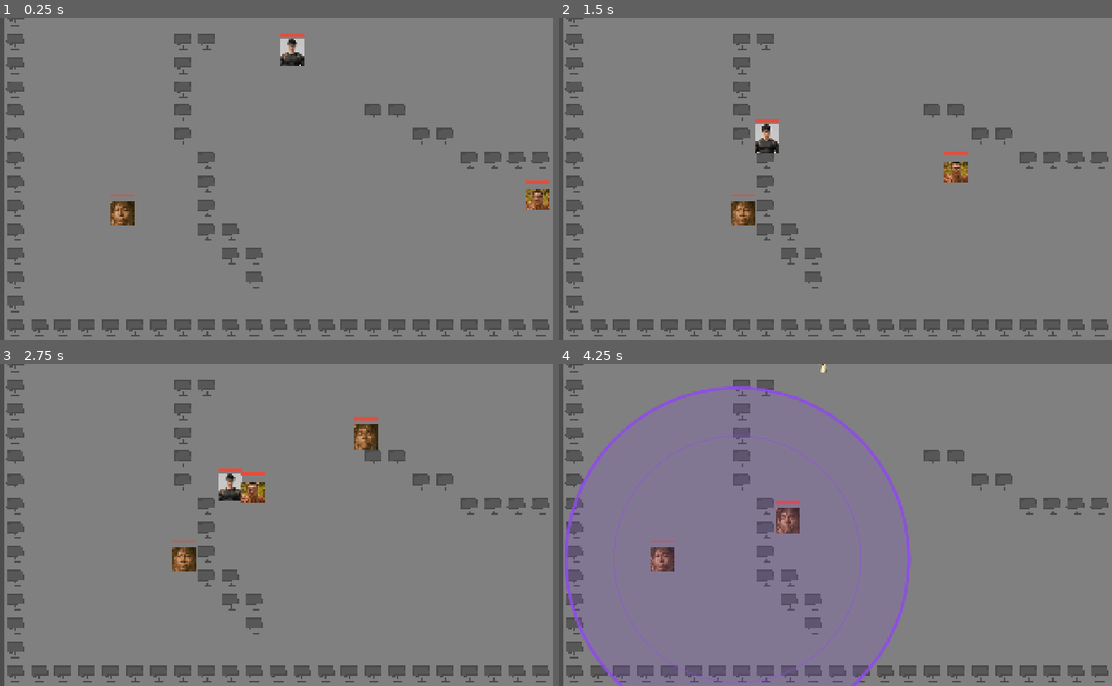
Above: before the commit, frames 1-4 (two rows, left to right).
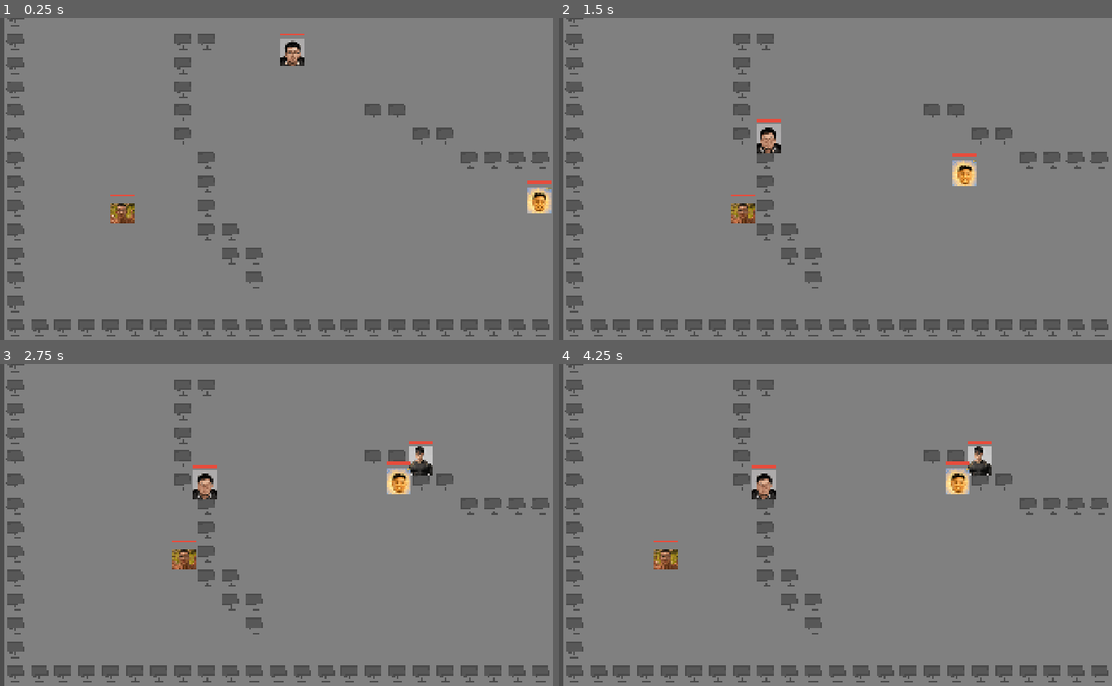
Above: after the commit, the same moments.

Repository: yanli-nyan/sys_battle
Game: Godot game, scene res://scenes/main/battle_world.tscn
Two runs of this game, one before a commit and one after it. Both use one fixed random seed, a clock stepped at 60 frames per second and the inputs below.
Inputs (mouse positions are in pixels of both pictures, inside the frame that each line leads up to):
- Up to frame 1 (0.25 s): no input
- Up to frame 2 (1.5 s): tap Enter (ui_accept) at 0.5, 0.77 s; move the mouse to (951, 162) at 0.52 s; hold D (move_right) 0.53-1.25 s; tap E at 0.6 s; click (951, 162) at 0.67 s; drag from (708, 195) to (774, 137) at 1.27 s
- Up to frame 3 (2.75 s): move the mouse to (326, 454) at 2.02 s; hold D (move_right) from 2.03 s (still down); tap 9 at 2.1 s
- Up to frame 4 (4.25 s): release D (move_right) at 2.75 s; drag from (796, 589) to (791, 486) at 2.77 s; move the mouse to (995, 573) at 3.52 s; hold A (move_left) from 3.53 s (still down); tap 1 at 3.6 s; tap Enter (ui_accept) at 3.77 s

The runs differ from the first frame. In frame 1, 1.0% of the frame differs, in the area x 19-100%, y 5-65%; in frame 2, 1.2%; in frame 3, 2.6%; in frame 4, 7.5%, in the area x 1-79%, y 0-100%.

Commit message:
feat: 角色平衡性调整与技能体系补全
数值：九角色血量/移速/普攻连段与攻速差异化；判定盒净手长统一为 8，
保证任意两人在 AI 固定 34 停止距离下都能互打（最差组合 36）。

技能：重排九个技能冷却，补全 ground_slam 缺失的半径/伤害/冷却参数；
新增脑力虹吸（范围吸血，按实际伤害回流自身）与壮骨（生命上限 + 差额补足）；
BuffSkill 增加 MAX_HP 档，SkillData 增加 MOD_MAX_HP 与冷却剩余/进度查询接口。

名单：AI 名单排除玩家本局使用的角色，避免场上出现同款对手。
其他：导出预设更新至 0.0.9；.gitignore 忽略平衡测试产物。

Diff:
--- a/resources/characters/furui.tres
+++ b/resources/characters/furui.tres
@@ -4,15 +4,24 @@
 [ext_resource type="Script" uid="uid://b0r7uh08888jn" path="res://scenes/characters/basic_attack_data.gd" id="2_0bhj2"]
 [ext_resource type="Script" uid="uid://df1hblm0p1rjn" path="res://scenes/characters/character_data.gd" id="2_d545w"]
 [ext_resource type="Texture2D" uid="uid://tv8hrn13akxs" path="res://resources/texture/characters/福瑞.png" id="4_0bhj2"]
+[ext_resource type="Resource" path="res://resources/skills/hp_boost.tres" id="5_hpboost"]
 
 [sub_resource type="Resource" id="Resource_8w71j"]
 script = ExtResource("2_0bhj2")
+combo_count = 3
+combo_reset_time = 1.00
+damages = Array[int]([13, 13, 26])
+attack_rate = 0.77
 metadata/_custom_type_script = "uid://b0r7uh08888jn"
 
 [resource]
 script = ExtResource("2_d545w")
 character_name = "furui"
+max_hp = 198
+move_speed = 146.0
+hitbox_radius = 24.0
+hurtbox_radius = 16.0
 sprite_texture = ExtResource("4_0bhj2")
 basic_attack = SubResource("Resource_8w71j")
-active_skills = Array[ExtResource("1_0gmqq")]([null])
+active_skills = Array[ExtResource("1_0gmqq")]([ExtResource("5_hpboost")])
 metadata/_custom_type_script = "uid://df1hblm0p1rjn"
--- a/resources/characters/guoshu.tres
+++ b/resources/characters/guoshu.tres
@@ -8,11 +8,19 @@
 
 [sub_resource type="Resource" id="Resource_2pvq3"]
 script = ExtResource("2_4h5u5")
+combo_count = 4
+combo_reset_time = 0.90
+damages = Array[int]([11, 12, 12, 33])
+attack_rate = 0.61
 metadata/_custom_type_script = "uid://b0r7uh08888jn"
 
 [resource]
 script = ExtResource("2_4ua7w")
 character_name = "guoshu"
+max_hp = 166
+move_speed = 148.0
+hitbox_radius = 25.0
+hurtbox_radius = 17.0
 sprite_texture = ExtResource("4_4h5u5")
 basic_attack = SubResource("Resource_2pvq3")
 active_skills = Array[ExtResource("1_a1hcf")]([ExtResource("5_skill")])
--- a/resources/characters/guwu.tres
+++ b/resources/characters/guwu.tres
@@ -8,11 +8,19 @@
 
 [sub_resource type="Resource" id="Resource_xds3y"]
 script = ExtResource("2_jt4gs")
+combo_count = 4
+combo_reset_time = 0.70
+damages = Array[int]([10, 10, 10, 20])
+attack_rate = 0.42
 metadata/_custom_type_script = "uid://b0r7uh08888jn"
 
 [resource]
 script = ExtResource("2_f3bos")
 character_name = "guwu"
+max_hp = 150
+move_speed = 170.0
+hitbox_radius = 22.0
+hurtbox_radius = 14.0
 sprite_texture = ExtResource("5_5i680")
 basic_attack = SubResource("Resource_xds3y")
 active_skills = Array[ExtResource("1_xds3y")]([ExtResource("2_5i680")])
--- a/resources/characters/jiangjun.tres
+++ b/resources/characters/jiangjun.tres
@@ -8,11 +8,19 @@
 
 [sub_resource type="Resource" id="Resource_f3bos"]
 script = ExtResource("4_g6rlq")
+combo_count = 2
+combo_reset_time = 1.20
+damages = Array[int]([18, 33])
+attack_rate = 1.12
 metadata/_custom_type_script = "uid://b0r7uh08888jn"
 
 [resource]
 script = ExtResource("2_niee3")
 character_name = "jiangjun"
+max_hp = 178
+move_speed = 152.0
+hitbox_radius = 25.0
+hurtbox_radius = 17.0
 sprite_texture = ExtResource("3_81d4j")
 avatar = ExtResource("3_81d4j")
 basic_attack = SubResource("Resource_f3bos")
--- a/resources/characters/maoniang.tres
+++ b/resources/characters/maoniang.tres
@@ -8,11 +8,19 @@
 
 [sub_resource type="Resource" id="Resource_asjwg"]
 script = ExtResource("2_wj7jg")
+combo_count = 3
+combo_reset_time = 0.75
+damages = Array[int]([10, 10, 21])
+attack_rate = 0.44
 metadata/_custom_type_script = "uid://b0r7uh08888jn"
 
 [resource]
 script = ExtResource("2_7ibsm")
 character_name = "maoniang"
+max_hp = 150
+move_speed = 168.0
+hitbox_radius = 22.0
+hurtbox_radius = 14.0
 sprite_texture = ExtResource("4_wj7jg")
 basic_attack = SubResource("Resource_asjwg")
 active_skills = Array[ExtResource("1_t0n52")]([ExtResource("5_skill")])
--- a/resources/characters/naoli.tres
+++ b/resources/characters/naoli.tres
@@ -4,14 +4,24 @@
 [ext_resource type="Script" uid="uid://b0r7uh08888jn" path="res://scenes/characters/basic_attack_data.gd" id="2_ivkuv"]
 [ext_resource type="Script" uid="uid://df1hblm0p1rjn" path="res://scenes/characters/character_data.gd" id="2_phrfu"]
 [ext_resource type="Texture2D" uid="uid://4kugmajmeyma" path="res://resources/texture/characters/脑力.png" id="4_ivkuv"]
+[ext_resource type="Resource" path="res://resources/skills/brain_drain.tres" id="5_braindrain"]
 
 [sub_resource type="Resource" id="Resource_ccxn5"]
 script = ExtResource("2_ivkuv")
+combo_count = 3
+combo_reset_time = 0.85
+damages = Array[int]([13, 13, 26])
+attack_rate = 0.61
 metadata/_custom_type_script = "uid://b0r7uh08888jn"
 
 [resource]
 script = ExtResource("2_phrfu")
 character_name = "naoli"
+max_hp = 156
+move_speed = 158.0
+hitbox_radius = 23.0
+hurtbox_radius = 15.0
 sprite_texture = ExtResource("4_ivkuv")
 basic_attack = SubResource("Resource_ccxn5")
+active_skills = Array[ExtResource("1_ccxn5")]([ExtResource("5_braindrain")])
 metadata/_custom_type_script = "uid://df1hblm0p1rjn"
--- a/resources/characters/test.tres
+++ b/resources/characters/test.tres
@@ -10,6 +10,7 @@
 script = ExtResource("1_char_script")
 character_name = "test"
 max_hp = 150
+move_speed = 165.0
 hitbox_radius = 18.0
 hurtbox_radius = 15.0
 sprite_texture = ExtResource("2_vd67i")
--- a/resources/characters/xiaoshihai.tres
+++ b/resources/characters/xiaoshihai.tres
@@ -1,19 +1,27 @@
 [gd_resource type="Resource" script_class="CharacterData" format=3 uid="uid://cydu5biraqytw"]
 
 [ext_resource type="Script" uid="uid://dc502nyvkuryi" path="res://scripts/skills/skill_data.gd" id="1_4filr"]
-[ext_resource type="Resource" uid="uid://djam083k1chbp" path="res://resources/skills/attack_boost.tres" id="2_jwgjr"]
+[ext_resource type="Resource" path="res://resources/skills/slow_field.tres" id="2_slow"]
 [ext_resource type="Script" uid="uid://df1hblm0p1rjn" path="res://scenes/characters/character_data.gd" id="2_s0kyq"]
 [ext_resource type="Script" uid="uid://b0r7uh08888jn" path="res://scenes/characters/basic_attack_data.gd" id="3_u3fss"]
 [ext_resource type="Texture2D" uid="uid://lnkuql5lq1dj" path="res://resources/texture/characters/肖时海.png" id="4_jwgjr"]
 
 [sub_resource type="Resource" id="Resource_xe5s4"]
 script = ExtResource("3_u3fss")
+combo_count = 3
+combo_reset_time = 0.90
+damages = Array[int]([15, 15, 28])
+attack_rate = 0.64
 metadata/_custom_type_script = "uid://b0r7uh08888jn"
 
 [resource]
 script = ExtResource("2_s0kyq")
 character_name = "xiaoshihai"
+max_hp = 156
+move_speed = 156.0
+hitbox_radius = 23.0
+hurtbox_radius = 15.0
 sprite_texture = ExtResource("4_jwgjr")
 basic_attack = SubResource("Resource_xe5s4")
-active_skills = Array[ExtResource("1_4filr")]([ExtResource("2_jwgjr")])
+active_skills = Array[ExtResource("1_4filr")]([ExtResource("2_slow")])
 metadata/_custom_type_script = "uid://df1hblm0p1rjn"
--- a/resources/characters/xubuzhang.tres
+++ b/resources/characters/xubuzhang.tres
@@ -8,11 +8,19 @@
 
 [sub_resource type="Resource" id="Resource_yjxxd"]
 script = ExtResource("3_aed2v")
+combo_count = 2
+combo_reset_time = 1.10
+damages = Array[int]([15, 37])
+attack_rate = 0.88
 metadata/_custom_type_script = "uid://b0r7uh08888jn"
 
 [resource]
 script = ExtResource("2_uv674")
 character_name = "xubuzhang"
+max_hp = 146
+move_speed = 162.0
+hitbox_radius = 24.0
+hurtbox_radius = 16.0
 sprite_texture = ExtResource("5_aed2v")
 basic_attack = SubResource("Resource_yjxxd")
 active_skills = Array[ExtResource("1_a37ic")]([ExtResource("2_gx7xy")])
--- a/resources/characters/zhangyu.tres
+++ b/resources/characters/zhangyu.tres
@@ -1,19 +1,27 @@
 [gd_resource type="Resource" script_class="CharacterData" format=3 uid="uid://b7ebvjfkf8nyj"]
 
 [ext_resource type="Script" uid="uid://dc502nyvkuryi" path="res://scripts/skills/skill_data.gd" id="1_uhqow"]
-[ext_resource type="Resource" path="res://resources/skills/slow_field.tres" id="2_a6gob"]
+[ext_resource type="Resource" path="res://resources/skills/range_boost.tres" id="2_range"]
 [ext_resource type="Script" uid="uid://df1hblm0p1rjn" path="res://scenes/characters/character_data.gd" id="2_ortw5"]
 [ext_resource type="Script" uid="uid://b0r7uh08888jn" path="res://scenes/characters/basic_attack_data.gd" id="3_8yoy0"]
 [ext_resource type="Texture2D" uid="uid://l0htsainugqg" path="res://resources/texture/characters/章鱼.png" id="5_8yoy0"]
 
 [sub_resource type="Resource" id="Resource_ptvev"]
 script = ExtResource("3_8yoy0")
+combo_count = 2
+combo_reset_time = 1.20
+damages = Array[int]([16, 34])
+attack_rate = 0.85
 metadata/_custom_type_script = "uid://b0r7uh08888jn"
 
 [resource]
 script = ExtResource("2_ortw5")
 character_name = "zhangyu"
+max_hp = 150
+move_speed = 152.0
+hitbox_radius = 26.0
+hurtbox_radius = 18.0
 sprite_texture = ExtResource("5_8yoy0")
 basic_attack = SubResource("Resource_ptvev")
-active_skills = Array[ExtResource("1_uhqow")]([ExtResource("2_a6gob")])
+active_skills = Array[ExtResource("1_uhqow")]([ExtResource("2_range")])
 metadata/_custom_type_script = "uid://df1hblm0p1rjn"
--- a/resources/skills/attack_boost.tres
+++ b/resources/skills/attack_boost.tres
@@ -8,4 +8,4 @@
 multiplier = 1.8
 aura_color = Color(1, 0.5, 0.3, 0.8)
 skill_name = "战意"
-cooldown = 10
+cooldown = 12.0
--- a/resources/skills/basic_slash.tres
+++ b/resources/skills/basic_slash.tres
@@ -4,6 +4,7 @@
 
 [resource]
 script = ExtResource("1_script")
-attack_rate = 0.35
-combo_reset_time = 0.8
+combo_count = 3
+combo_reset_time = 0.9
+attack_rate = 0.6
 damages = Array[int]([15, 15, 30])
--- /dev/null
+++ b/resources/skills/brain_drain.tres
@@ -0,0 +1,12 @@
+[gd_resource type="Resource" script_class="LifestealAOESkill" format=3]
+
+[ext_resource type="Script" path="res://scripts/skills/lifesteal_aoe_skill.gd" id="1_script"]
+
+[resource]
+script = ExtResource("1_script")
+radius = 220.0
+damage = 20
+lifesteal_ratio = 0.6
+wave_color = Color(1, 0.62, 0.86, 0.7)
+skill_name = "脑力虹吸"
+cooldown = 12.0
--- a/resources/skills/damage_field.tres
+++ b/resources/skills/damage_field.tres
@@ -5,7 +5,7 @@
 [resource]
 script = ExtResource("1_script")
 skill_name = "枯荣领域"
-cooldown = 25.0
+cooldown = 22.0
 radius = 230.0
 damage_per_tick = 4
 tick_interval = 1.0
--- a/resources/skills/ground_slam.tres
+++ b/resources/skills/ground_slam.tres
@@ -5,3 +5,6 @@
 [resource]
 script = ExtResource("1_gama4")
 skill_name = "太阳"
+cooldown = 11.0
+radius = 190.0
+damage = 32
--- /dev/null
+++ b/resources/skills/hp_boost.tres
@@ -0,0 +1,12 @@
+[gd_resource type="Resource" script_class="BuffSkill" format=3]
+
+[ext_resource type="Script" uid="uid://blwshcbd8qs3h" path="res://scripts/skills/buff_skill.gd" id="1_script"]
+
+[resource]
+script = ExtResource("1_script")
+stat = 3
+multiplier = 1.5
+duration = 8.0
+aura_color = Color(1, 0.62, 0.78, 0.85)
+skill_name = "壮骨"
+cooldown = 14.0
--- a/resources/skills/range_boost.tres
+++ b/resources/skills/range_boost.tres
@@ -5,7 +5,7 @@
 [resource]
 script = ExtResource("1_script")
 skill_name = "长驱"
-cooldown = 10
+cooldown = 13.0
 stat = 2
 multiplier = 1.8
 duration = 5
--- a/resources/skills/reverse_shot.tres
+++ b/resources/skills/reverse_shot.tres
@@ -5,11 +5,11 @@
 [resource]
 script = ExtResource("1_script")
 skill_name = "乱向弹"
-cooldown = 6.0
+cooldown = 7.5
 speed = 700.0
 max_range = 600.0
 hit_radius = 8.0
 spawn_offset = 26.0
 projectile_color = Color(1, 0.55, 0.85, 1)
 modifier_multiplier = -1.0
-modifier_duration = 2.5
+modifier_duration = 2.0
--- a/resources/skills/slow_field.tres
+++ b/resources/skills/slow_field.tres
@@ -5,8 +5,8 @@
 [resource]
 script = ExtResource("1_script")
 skill_name = "迟滞力场"
-cooldown = 9.0
-radius = 450.0
+cooldown = 10.0
+radius = 260.0
 speed_multiplier = 0.45
 duration = 3.0
 field_color = Color(0.35, 0.6, 1, 0.7)
--- a/resources/skills/speed_boost.tres
+++ b/resources/skills/speed_boost.tres
@@ -5,8 +5,8 @@
 [resource]
 script = ExtResource("1_script")
 skill_name = "疾行"
-cooldown = 8
+cooldown = 11.0
 stat = 0
 multiplier = 1.6
-duration = 4
+duration = 3.5
 aura_color = Color(0.4, 1, 0.55, 0.8)
--- a/scenes/characters/base_character.gd
+++ b/scenes/characters/base_character.gd
@@ -1,4 +1,8 @@
 extends CharacterBody2D
+
+## 普攻判定窗口（秒）。窗口内 Hitbox 保持开启，且不再接受新的出刀请求。
+## 固定值，不随攻速变化：攻速只决定「多久能挥下一刀」，不改变单刀的有效帧。
+const ATTACK_WINDOW: float = 0.1
 
 # 核心数据引用
 @export var character_data: CharacterData
@@ -10,10 +14,15 @@
 
 # 状态控制
 var current_hp: int = 100
+## 当前生效的生命上限（基础值 × MOD_MAX_HP 倍率）。
+## 缓存一份才能在上限抬高时只补「差额」而不是直接回满血。
+var _current_max_hp: float = 100.0
 var is_attacking: bool = false
 var can_cancel_attack: bool = false
 var current_combo: int = 0
 var combo_timer: float = 0.0
+## 距下一次可以出刀还剩多少秒（由 BasicAttackData.attack_rate 决定，见 perform_basic_attack）
+var _attack_cooldown: float = 0.0
 
 ## 临时属性修正（增益 / 减益）。
 ## key -> { 来源实例 id -> { "multiplier": float, "remaining": float } }
@@ -43,13 +52,20 @@
 func apply_data(data: CharacterData) -> void:
 	character_data = data
 	current_hp = data.max_hp
+	_current_max_hp = float(data.max_hp)
+
+	# 换配置等于重新初始化，攻击状态一并归零
+	is_attacking = false
+	_attack_cooldown = 0.0
+	current_combo = 0
+	combo_timer = 0.0
 
 	# 换配置等于重新初始化，先清掉旧的临时修正
 	clear_modifiers()
 
 	# 初始化血条上限与当前值
 	if health_bar:
-		health_bar.max_value = data.max_hp
+		health_bar.max_value = _current_max_hp
 		health_bar.value = current_hp
 
 	# 动态替换贴图与偏移
@@ -115,6 +131,7 @@
 func clear_modifiers() -> void:
 	_modifiers.clear()
 	_refresh_hitbox_radius()
+	_refresh_max_hp()
 
 
 func has_modifier(key: StringName) -> bool:
@@ -150,6 +167,9 @@
 	# 攻击距离是靠判定盒半径实现的，倍率一变就要把形状尺寸重算回去
 	if key == SkillData.MOD_ATTACK_RANGE:
 		_refresh_hitbox_radius()
+	# 生命上限同理：上限一变，血条刻度和当前血量都要跟着重算
+	if key == SkillData.MOD_MAX_HP:
+		_refresh_max_hp()
 
 
 ## 按「基础半径 × 攻击距离倍率」刷新普攻判定盒
@@ -160,6 +180,32 @@
 	_apply_shape_radius(hitbox_shape, base_radius * get_modifier(SkillData.MOD_ATTACK_RANGE), "Hitbox")
 
 
+## 按「基础上限 × 生命上限倍率」重算血条上限。
+## A 方案：上限抬高时把差额直接补进当前血量（相当于一次只补差额的治疗），
+## 上限回落时把当前血量截断到新上限，避免出现「血比上限还多」的怪状态。
+func _refresh_max_hp() -> void:
+	var base_hp := 100.0
+	if character_data:
+		base_hp = float(character_data.max_hp)
+
+	var new_max: float = base_hp * get_modifier(SkillData.MOD_MAX_HP)
+	var delta := new_max - _current_max_hp
+	_current_max_hp = new_max
+
+	if health_bar:
+		health_bar.max_value = new_max
+
+	if delta > 0.0:
+		# 上限被抬高：把多出来的部分补给当前血量
+		current_hp = clampi(int(round(float(current_hp) + delta)), 0, int(round(new_max)))
+	else:
+		# 上限回落：当前血量不允许超过新上限
+		current_hp = mini(current_hp, int(round(new_max)))
+
+	if health_bar:
+		health_bar.value = current_hp
+
+
 ## 把基础伤害换算成实际伤害（含攻击力增益）。普攻与技能都走这里，保证 buff 一致生效。
 func scale_damage(base_damage: float) -> int:
 	return int(round(base_damage * get_modifier(SkillData.MOD_ATTACK_POWER)))
@@ -178,6 +224,10 @@
 		if combo_timer <= 0.0:
 			current_combo = 0
 
+	# 2.5 攻速冷却推进
+	if _attack_cooldown > 0.0:
+		_attack_cooldown = maxf(0.0, _attack_cooldown - delta)
+
 	# 3. 基础移动与朝向记录（移速受加速 / 减速影响）
 	var speed: float = character_data.move_speed if character_data else 160.0
 	speed *= get_modifier(SkillData.MOD_MOVE_SPEED)
@@ -193,24 +243,57 @@
 
 # 执行普攻挥砍
 func perform_basic_attack() -> void:
-	if is_attacking or not character_data or not character_data.basic_attack:
-		return
+	if is_attacking or _attack_cooldown > 0.0:
+		return
+	if not character_data or not character_data.basic_attack:
+		return
+
+	var data: BasicAttackData = character_data.basic_attack
+	if data.damages.is_empty():
+		return
+
+	# 连段长度两条防线：combo_count 决定本次能打到第几段，damages 长度是物理上限
+	var segments: int = data.damages.size()
+	if data.combo_count > 0:
+		segments = mini(segments, data.combo_count)
+	if current_combo >= segments:
+		current_combo = 0
 
 	is_attacking = true
+	# 一次挥砍把整个攻速间隔占住，期间 _attack_cooldown 未归零则不会再有新出刀
+	_attack_cooldown = maxf(data.attack_rate, ATTACK_WINDOW)
 
 	# 取出当前连段伤害（含攻击力增益）
-	var damage: int = scale_damage(character_data.basic_attack.damages[current_combo])
+	var damage: int = scale_damage(data.damages[current_combo])
 	hitbox.set_meta("damage", damage) # 将伤害值暂存在 Hitbox 上
 
-	# 激活 Hitbox 0.1 秒后立即关闭（挥砍判定窗口）
+	# 激活 Hitbox 直到判定窗口结束
 	hitbox.monitoring = true
 
-	var timer = get_tree().create_timer(0.1)
+	var timer = get_tree().create_timer(ATTACK_WINDOW)
+	var finished_combo: int = current_combo
 	timer.timeout.connect(func():
 		hitbox.monitoring = false
 		is_attacking = false
-		current_combo = (current_combo + 1) % character_data.basic_attack.damages.size()
+		# 只有这一刀还是「最新的一刀」时才推进连段，避免连按把段数推飞
+		if current_combo == finished_combo:
+			current_combo = (current_combo + 1) % segments
+			combo_timer = data.combo_reset_time
 	)
+
+# ---------- 技能槽查询（供 HUD 等外部系统读取） ----------
+
+## 本角色实际装备了几个技能槽
+func get_skill_count() -> int:
+	return runtime_skills.size()
+
+
+## 取第 slot_index 个技能；越界或为空时返回 null
+func get_skill(slot_index: int) -> SkillData:
+	if slot_index < 0 or slot_index >= runtime_skills.size():
+		return null
+	return runtime_skills[slot_index]
+
 
 # 技能释放接口
 func cast_active_skill(slot_index: int) -> void:
@@ -234,6 +317,29 @@
 		var knockback_dir: Vector2 = (victim.global_position - global_position).normalized()
 		victim.take_damage(damage, knockback_dir * 200.0)
 
+## 当前生命上限的整数值（已含 MOD_MAX_HP 修正），供技能计算比例上限。
+func get_max_hp() -> int:
+	return int(round(_current_max_hp))
+
+
+## 恢复生命值。数值钳制在 [0, 当前生命上限]，上限用 _current_max_hp，
+## 所以「壮骨」期间回血也能回得更多。返回实际恢复量，吸了 0 血时调用方靠它判断。
+func heal(amount: int) -> int:
+	if amount <= 0 or current_hp <= 0:
+		return 0
+
+	var before := current_hp
+	current_hp = mini(get_max_hp(), current_hp + amount)
+
+	var healed := current_hp - before
+	if healed > 0:
+		print(name, " 恢复生命: ", healed, " | 剩余 HP: ", current_hp)
+
+	if health_bar and healed > 0:
+		health_bar.value = current_hp
+
+	return healed
+
 # 承受伤害
 func take_damage(amount: int, knockback_impulse: Vector2 = Vector2.ZERO) -> void:
 	current_hp = maxi(0, current_hp - amount)
--- a/scenes/main/battle_world.gd
+++ b/scenes/main/battle_world.gd
@@ -211,10 +211,11 @@
 		rng.randomize()
 
 	var spawn_indices := _pick_spawn_indices(rng, total)
-	var roster := _build_roster(pool, total, rng)
-	var chosen_player := _resolve_player_character(player_pool, roster, rng)
-
 	var slot: int = clampi(player_slot_index, 0, total - 1)
+	# 先定玩家角色，再排 AI 名单：玩家这一局用的角色不会落到任何 AI 身上
+	var chosen_player := _resolve_player_character(player_pool, rng)
+	var roster := _build_roster(pool, total, rng, [chosen_player], slot)
+	roster[slot] = chosen_player
 	var ai_no: int = 0
 	for i in total:
 		if i == slot:
@@ -225,7 +226,7 @@
 
 	print("战局开始：%d 名参战者｜地图出生点 %d 个｜随机种子 %d" % [total, spawn_total, rng.seed])
 	print("出生点顺序：", spawn_indices)
-	print("出场角色：", _character_names(roster))
+	print("出场角色：", _character_names(roster), "（第 %d 位是玩家）" % slot)
 
 
 ## 选出本局使用的出生点索引；人数超过出生点数时循环复用
@@ -253,19 +254,39 @@
 	return result
 
 
-## 用指定随机源洗牌后循环取用：保证每种角色都能上场，人数多于角色种类时才重复
-func _build_roster(pool: Array[CharacterData], count: int, rng: RandomNumberGenerator) -> Array[CharacterData]:
-	var order := _shuffled_range(pool.size(), rng)
+## 排 AI 名单：洗牌后循环取用，保证每种角色都能上场，人数多于角色种类时才重复。
+## exclude 里的角色（玩家这一局用的）一律不排给 AI；skip_index 是玩家自己占的槽位，
+## 那个位置留空（由调用方填玩家角色），不消耗 AI 名额。
+func _build_roster(pool: Array[CharacterData], count: int, rng: RandomNumberGenerator, exclude: Array[CharacterData] = [], skip_index: int = -1) -> Array[CharacterData]:
 	var roster: Array[CharacterData] = []
+	roster.resize(count)
+
+	var candidates: Array[CharacterData] = []
+	for data in pool:
+		if data and not exclude.has(data):
+			candidates.append(data)
+	if candidates.is_empty():
+		# 角色表里除了玩家这一局用的之外没别人了，只能让 AI 用同款，否则场上凑不够人
+		if not exclude.is_empty():
+			push_warning("随机池除玩家角色外没有别的角色，AI 会使用同名角色。")
+			candidates = exclude.duplicate()
+	if candidates.is_empty():
+		return roster
+
+	var order := _shuffled_range(candidates.size(), rng)
+	var cursor: int = 0
 	for i in count:
-		roster.append(pool[order[i % order.size()]])
+		if i == skip_index:
+			continue
+		roster[i] = candidates[order[cursor % order.size()]]
+		cursor += 1
 	return roster
 
 
 func _character_names(roster: Array[CharacterData]) -> String:
 	var names: Array[String] = []
 	for data in roster:
-		names.append(data.character_name)
+		names.append(data.character_name if data else "-")
 	return ", ".join(names)
 
 
@@ -284,7 +305,7 @@
 ##   1. MatchConfig.select_character() 选定的    —— 外部接口
 ##   2. 本场景的 player_character 导出项         —— 目前在 Godot 里选
 ##   3. 从玩家角色池随机
-func _resolve_player_character(player_pool: Array[CharacterData], roster: Array[CharacterData], rng: RandomNumberGenerator) -> CharacterData:
+func _resolve_player_character(player_pool: Array[CharacterData], rng: RandomNumberGenerator) -> CharacterData:
 	if MatchConfig.has_selection():
 		var external: CharacterData = MatchConfig.selected_character
 		print("玩家角色：", external.character_name, "（来源：外部接口 MatchConfig）")
@@ -294,11 +315,13 @@
 		print("玩家角色：", player_character.character_name, "（来源：战局场景 player_character）")
 		return player_character
 
-	var fallback: CharacterData = roster[0]
 	if not player_pool.is_empty():
-		fallback = player_pool[rng.randi_range(0, player_pool.size() - 1)]
-	print("玩家角色：", fallback.character_name, "（来源：玩家角色池随机）")
-	return fallback
+		var picked: CharacterData = player_pool[rng.randi_range(0, player_pool.size() - 1)]
+		print("玩家角色：", picked.character_name, "（来源：玩家角色池随机）")
+		return picked
+
+	print("玩家角色：", FALLBACK_CHARACTER.character_name, "（来源：兜底角色，玩家角色池为空）")
+	return FALLBACK_CHARACTER
 
 
 ## 用指定随机源打乱 0..count-1
--- a/scenes/main/battle_world.tscn
+++ b/scenes/main/battle_world.tscn
@@ -1,11 +1,9 @@
 [gd_scene format=3 uid="uid://dklftj3ym7jcb"]
 
 [ext_resource type="Script" uid="uid://vfyouimje3by" path="res://scenes/main/battle_world.gd" id="1_bw"]
-[ext_resource type="Resource" uid="uid://boehj8veinkqv" path="res://resources/characters/guoshu.tres" id="2_xe5s4"]
 
 [node name="BattleWorld" type="Node2D" unique_id=1675256990]
 script = ExtResource("1_bw")
-player_character = ExtResource("2_xe5s4")
 
 [node name="MapRoot" type="Node2D" parent="." unique_id=263118576]
 
--- a/scripts/skills/buff_skill.gd
+++ b/scripts/skills/buff_skill.gd
@@ -10,6 +10,7 @@
 	MOVE_SPEED,      ## 移动速度
 	ATTACK_POWER,    ## 攻击力（普攻与技能伤害一起提升）
 	ATTACK_RANGE,    ## 普攻距离（判定盒半径）
+	MAX_HP,          ## 生命上限（连同当前血量一起补足）
 }
 
 @export_group("强化自己")
@@ -35,5 +36,7 @@
 			return MOD_ATTACK_POWER
 		Stat.ATTACK_RANGE:
 			return MOD_ATTACK_RANGE
+		Stat.MAX_HP:
+			return MOD_MAX_HP
 		_:
 			return MOD_MOVE_SPEED
--- /dev/null
+++ b/scripts/skills/lifesteal_aoe_skill.gd
@@ -0,0 +1,49 @@
+class_name LifestealAOESkill
+extends SkillData
+
+## 范围吸血技能：以自身为中心结算一次范围伤害，再按「实际打掉的血量」回流给自己。
+##
+## 与其他范围技能的区别：回血量按实际造成的伤害折算，而不是固定数值。
+## 因此打空完全不回血（技能整个浪费），打在满血目标上收益也偏低，
+## 唯一的高收益时机是「敌人已经掉血、自己还活着」——也就是残血反打。
+
+@export_group("虹吸参数")
+## 作用半径（像素）
+@export var radius: float = 220.0
+## 基础伤害（会吃施法者的攻击力增益）
+@export var damage: int = 20
+## 吸血系数：0.6 表示把实际打掉血量的 60% 加回自己身上
+@export_range(0.0, 2.0, 0.05) var lifesteal_ratio: float = 0.6
+## 环形特效颜色（粉紫，呼应大脑果实的配色）
+@export var wave_color: Color = Color(1.0, 0.62, 0.86, 0.7)
+
+
+func _execute(caster: CharacterBody2D, _aim_dir: Vector2) -> void:
+	# 1. 施法瞬间的范围反馈
+	spawn_ring_fx(caster, radius, wave_color, 0.3)
+
+	if caster == null:
+		return
+
+	# 2. 伤害同样要吃攻击力增益，和普攻 / 其他技能保持同一套换算
+	var actual_damage: int = damage
+	if caster.has_method("scale_damage"):
+		actual_damage = caster.scale_damage(damage)
+
+	# 3. 逐个结算，并把真正打掉的血量累加起来
+	#    take_damage() 没有返回值，所以这里用「扣血前的 HP」反推实际伤害值：
+	#    目标只剩 5 血时打出 20 点，只能吸到 3 点，符合直觉。
+	var drained: float = 0.0
+	for victim in find_enemies_in_radius(caster, radius):
+		if not victim.has_method("take_damage"):
+			continue
+
+		var hp_before: int = int(victim.current_hp)
+		victim.take_damage(actual_damage)
+		var hp_after: int = int(victim.current_hp) if is_instance_valid(victim) else 0
+		drained += float(max(0, hp_before - hp_after))
+
+	# 4. 回流：总量按系数折算，向下取整，打空则一滴都回不了
+	var heal_amount := int(floor(drained * lifesteal_ratio))
+	if heal_amount > 0 and caster.has_method("heal"):
+		caster.heal(heal_amount)
--- a/scripts/skills/skill_data.gd
+++ b/scripts/skills/skill_data.gd
@@ -14,6 +14,8 @@
 const MOD_ATTACK_POWER := &"attack_power"
 ## 普攻判定盒半径倍率（即攻击距离）
 const MOD_ATTACK_RANGE := &"attack_range"
+## 生命上限倍率（> 1 即抬高上限，并同步补足等量的当前血量）
+const MOD_MAX_HP := &"max_hp"
 
 ## 受击盒所在的物理层掩码（Layer 3: Hurtbox）
 const HURTBOX_MASK := 4
@@ -32,6 +34,19 @@
 
 func is_ready() -> bool:
 	return _current_cooldown <= 0.0
+
+
+## 还剩多少秒可用；已就绪时返回 0。给 HUD 的数字倒计时用。
+func get_cooldown_remaining() -> float:
+	return maxf(_current_cooldown, 0.0)
+
+
+## 冷却进度 0.0~1.0：1.0 表示刚施放、0.0 表示已就绪。给 HUD 的转圈遮罩用。
+## cooldown 配置为 0 或负值时永远返回 0，避免除零。
+func get_cooldown_ratio() -> float:
+	if cooldown <= 0.0:
+		return 0.0
+	return clampf(_current_cooldown / cooldown, 0.0, 1.0)
 
 
 func try_cast(caster: CharacterBody2D, aim_dir: Vector2) -> bool:
Not shown, changed: export_presets.cfg
Not shown, added: scripts/skills/lifesteal_aoe_skill.gd.uid
